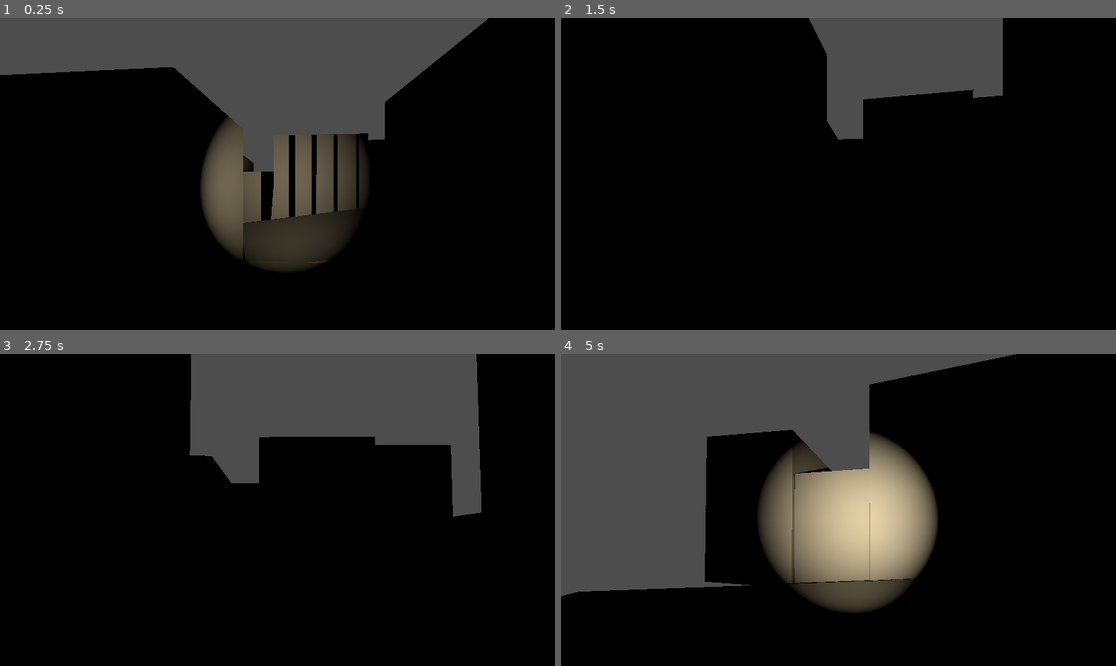
Above: before the commit, frames 1-4 (two rows, left to right).
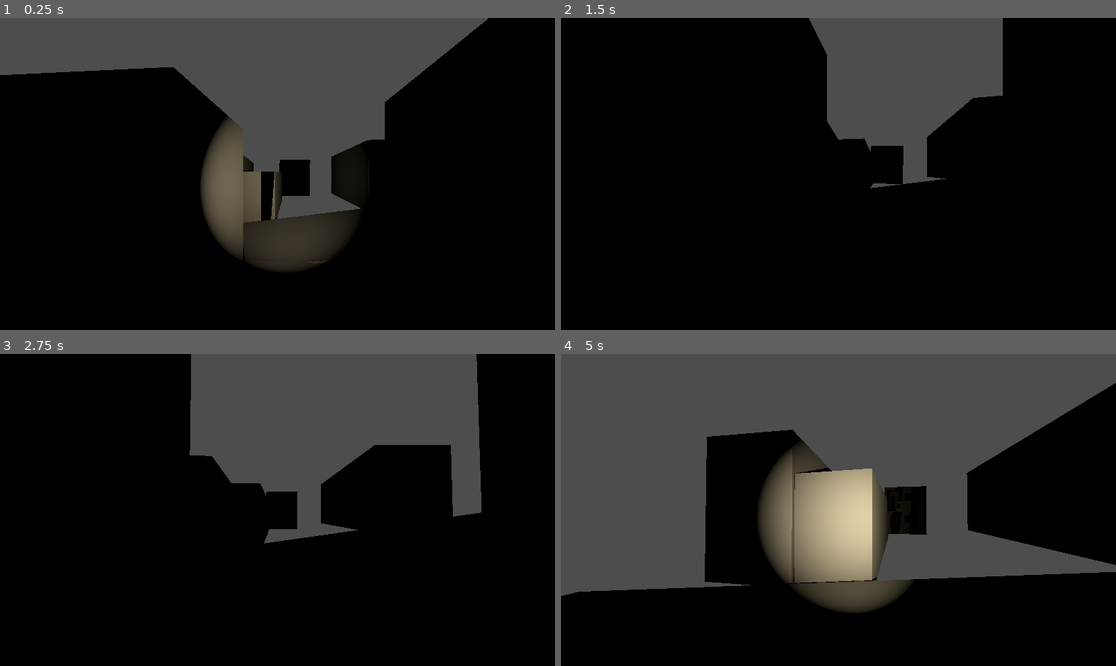
Above: after the commit, the same moments.

Repository: AlexYud/descarrilado
Game: Godot game, scene res://scenes/Main.tscn
Two runs of this game, one before a commit and one after it. Both use one fixed random seed, a clock stepped at 60 frames per second and the inputs below. Sound files missing from this copy of the repository are replaced by a short silence.
Inputs (mouse positions are in pixels of both pictures, inside the frame that each line leads up to):
- Up to frame 1 (0.25 s): no input
- Up to frame 2 (1.5 s): move the mouse to (866, 174) at 0.52 s; hold Ctrl (crouch) 0.53-1.28 s; hold W (up) from 0.53 s (still down); tap Space (jump) at 0.77 s; move the mouse to (810, 174) at 1.27 s; click (810, 174) at 1.35 s
- Up to frame 3 (2.75 s): keep holding W (up); tap Space (jump) at 1.52 s; move the mouse to (288, 503) at 2.02 s; hold Shift (sprint) from 2.03 s (still down)
- Up to frame 4 (5 s): keep holding W (up); move the mouse to (832, 516) at 2.77 s; release Shift (sprint) at 2.78 s; tap Ctrl (crouch) at 2.85 s; tap Space (jump) at 3.02, 3.77, 4.52 s; move the mouse to (877, 513) at 3.52 s; click (877, 513) at 3.6 s; move the mouse to (794, 506) at 4.27 s; tap Shift (sprint) at 4.35 s

The runs differ from the first frame. In frame 1, 2.4% of the frame differs, in the area x 49-67%, y 36-65%; in frame 2, 3.1%; in frame 3, 3.8%; in frame 4, 19%, in the area x 55-100%, y 0-73%.

Commit message:
add blueprint structure

Diff:
--- a/scenes/Main.tscn
+++ b/scenes/Main.tscn
@@ -38,7 +38,7 @@
 size = Vector3(5.1450586, 3.2067413, 0.25)
 
 [node name="Door" type="CSGBox3D" parent="SceneStructure/JulianasHouse" unique_id=2097611044]
-transform = Transform3D(1, 0, 0, 0, 1, 0, 0, 0, 1, -2.478716, 1.3483346, 3.1224306)
+transform = Transform3D(1, 0, 0, 0, 1, 0, 0, 0, 1, -2.478716, 1.3510399, 3.1224306)
 operation = 2
 size = Vector3(0.9, 2.1, 0.9)
 
@@ -61,8 +61,8 @@
 size = Vector3(0.9, 2.1, 0.9)
 
 [node name="Wall7" type="CSGBox3D" parent="SceneStructure/JulianasHouse" unique_id=720428637]
-transform = Transform3D(-4.371139e-08, 0, -1, 0, 1, 0, 1, 0, -4.371139e-08, -15.665908, 2.4375663, 3.0612354)
-size = Vector3(3.4122756, 4.2467804, 0.25)
+transform = Transform3D(-4.371139e-08, 0, -1, 0, 1, 0, 1, 0, -4.371139e-08, -15.665908, 3.2979531, 3.0612354)
+size = Vector3(3.4122756, 5.967554, 0.25)
 
 [node name="Door5" type="CSGBox3D" parent="SceneStructure/JulianasHouse" unique_id=310290868]
 transform = Transform3D(-4.371139e-08, -1, 0, 1, -4.371139e-08, 0, 0, 0, 1, -8.245175, 3.2772894, 1.8662555)
@@ -74,11 +74,11 @@
 size = Vector3(3.4122756, 2.8509464, 0.25)
 
 [node name="Door6" type="CSGBox3D" parent="SceneStructure/JulianasHouse" unique_id=1819504634]
-transform = Transform3D(1, 0, 0, 0, 1, 0, 0, 0, 1, -6.557851, 4.5706015, 3.6963222)
-operation = 2
-size = Vector3(0.9, 2.1, 0.9)
-
-[node name="Door7" type="CSGBox3D" parent="SceneStructure/JulianasHouse" unique_id=173379108]
+transform = Transform3D(1, 0, 0, 0, 1, 0, 0, 0, 1, -6.558, 4.574, 3.696)
+operation = 2
+size = Vector3(0.9, 2.1, 0.9)
+
+[node name="Window" type="CSGBox3D" parent="SceneStructure/JulianasHouse" unique_id=173379108]
 transform = Transform3D(1, 0, 0, 0, 1, 0, 0, 0, 1, -2.562354, 5.1407027, 3.1209009)
 operation = 2
 size = Vector3(0.9, 1.2, 1.5)
@@ -96,6 +96,11 @@
 transform = Transform3D(1, 0, 0, 0, 1, 0, 0, 0, 1, -8.144939, 2.4868112, 2.4981997)
 size = Vector3(3.713887, 4.34527, 0.25)
 
+[node name="Door7" type="CSGBox3D" parent="SceneStructure/JulianasHouse" unique_id=93709168]
+transform = Transform3D(1, 0, 0, 0, 1, 0, 0, 0, 1, -11.280376, 4.574, 3.696)
+operation = 2
+size = Vector3(0.9, 2.1, 0.9)
+
 [node name="Streets" type="Node3D" parent="SceneStructure" unique_id=1041921014]
 
 [node name="Ground1" type="CSGBox3D" parent="SceneStructure/Streets" unique_id=1495871503]
@@ -150,11 +155,6 @@
 use_collision = true
 size = Vector3(4.9639893, 5.7304688, 15.192413)
 
-[node name="House10" type="CSGBox3D" parent="SceneStructure/ExtraHouse" unique_id=441653629]
-transform = Transform3D(0.99647236, 0, -0.083921336, 0, 1, 0, 0.083921336, 0, 0.99647236, 4.0692863, 3.7611077, -30.730986)
-use_collision = true
-size = Vector3(7.401062, 7.250389, 15.892708)
-
 [node name="House11" type="CSGBox3D" parent="SceneStructure/ExtraHouse" unique_id=617356783]
 transform = Transform3D(1, 0, 0, 0, 1, 0, 0, 0, 1, 9.733485, 3.3992898, 3.531479)
 use_collision = true
@@ -179,3 +179,146 @@
 transform = Transform3D(0.995453, 0, -0.09525506, 0, 1, 0, 0.09525506, 0, 0.995453, 10.4976015, 3.429609, -11.476193)
 use_collision = true
 size = Vector3(13.437012, 6.964081, 4.8323402)
+
+[node name="SophiasHouse" type="CSGCombiner3D" parent="SceneStructure" unique_id=1564779718]
+transform = Transform3D(1, 0, 0, 0, 1, 0, 0, 0, 1, 3.2763433, 0, -29.398632)
+
+[node name="Floor" type="CSGBox3D" parent="SceneStructure/SophiasHouse" unique_id=1840415895]
+transform = Transform3D(1, 0, 0, 0, 1, 0, 0, 0, 1, 0.55124664, 0, -29.033215)
+size = Vector3(6.438904, 1, 18.250244)
+
+[node name="Wall" type="CSGBox3D" parent="SceneStructure/SophiasHouse" unique_id=687763391]
+transform = Transform3D(1, 0, 0, 0, 1, 0, 0, 0, 1, -2.5368161, 3.6274936, -29.035023)
+size = Vector3(0.25, 6.2633057, 18.242697)
+
+[node name="Wall2" type="CSGBox3D" parent="SceneStructure/SophiasHouse" unique_id=468902183]
+transform = Transform3D(1, 0, 0, 0, 1, 0, 0, 0, 1, 3.6509743, 3.622306, -29.035023)
+size = Vector3(0.25, 6.2633057, 18.242697)
+
+[node name="Wall3" type="CSGBox3D" parent="SceneStructure/SophiasHouse" unique_id=1841407136]
+transform = Transform3D(-4.371139e-08, 0, -1, 0, 1, 0, 1, 0, -4.371139e-08, 0.5521474, 2.0138156, -20.037724)
+size = Vector3(0.25, 3.0359497, 6.4183693)
+
+[node name="Door" type="CSGBox3D" parent="SceneStructure/SophiasHouse" unique_id=466217766]
+transform = Transform3D(1, 0, 0, 0, 1, 0, 0, 0, 1, -1.3765774, 1.5522051, -20.102802)
+operation = 2
+size = Vector3(0.9, 2.1, 0.9)
+
+[node name="Window" type="CSGBox3D" parent="SceneStructure/SophiasHouse" unique_id=34398831]
+transform = Transform3D(-4.371139e-08, 1, 4.371139e-08, 0, -4.371139e-08, 1, 1, 4.371139e-08, 1.9106855e-15, 1.5, 1.9654883, -19.897)
+operation = 2
+size = Vector3(1.2, 2, 1.2490234)
+
+[node name="Floor2" type="CSGBox3D" parent="SceneStructure/SophiasHouse" unique_id=593384768]
+transform = Transform3D(1, 0, 0, 0, 1, 0, 0, 0, 1, 0.55158234, 3.4682765, -29.033215)
+size = Vector3(6.439575, 0.5, 18.25)
+
+[node name="Wall4" type="CSGBox3D" parent="SceneStructure/SophiasHouse" unique_id=1918270234]
+transform = Transform3D(-4.371139e-08, 0, -1, 0, 1, 0, 1, 0, -4.371139e-08, 1.7310519, 5.24225, -20.037724)
+size = Vector3(0.25, 3.0359497, 4.0685205)
+
+[node name="Wall5" type="CSGBox3D" parent="SceneStructure/SophiasHouse" unique_id=435754805]
+transform = Transform3D(1, 0, 0, 0, 1, 0, 0, 0, 1, -0.17699242, 5.24225, -20.672588)
+size = Vector3(0.25, 3.036, 1.5)
+
+[node name="Wall6" type="CSGBox3D" parent="SceneStructure/SophiasHouse" unique_id=2120305365]
+transform = Transform3D(-4.371139e-08, 0, -1, 0, 1, 0, 1, 0, -4.371139e-08, -1.3496339, 5.24225, -21.537495)
+size = Vector3(0.25, 3.036, 2.5975342)
+
+[node name="Door2" type="CSGBox3D" parent="SceneStructure/SophiasHouse" unique_id=1989951330]
+transform = Transform3D(1, 0, 0, 0, 1, 0, 0, 0, 1, -1.37, 4.769, -21.62746)
+operation = 2
+size = Vector3(0.9, 2.1, 0.9)
+
+[node name="Floor3" type="CSGBox3D" parent="SceneStructure/SophiasHouse" unique_id=434949549]
+transform = Transform3D(1, 0, 0, 0, 1, 0, 0, 0, 1, -1.3610458, 3.4682765, -19.506374)
+size = Vector3(2.6143188, 0.5, 0.85253906)
+
+[node name="Miniwall" type="CSGBox3D" parent="SceneStructure/SophiasHouse" unique_id=50250426]
+transform = Transform3D(1, 0, 0, 0, 1, 0, 0, 0, 1, -2.5381386, 4.2570724, -19.207455)
+size = Vector3(0.25, 1.081754, 0.25)
+
+[node name="Miniwall2" type="CSGBox3D" parent="SceneStructure/SophiasHouse" unique_id=973620880]
+transform = Transform3D(1, 0, 0, 0, 1, 0, 0, 0, 1, -0.1754539, 4.2570724, -19.207455)
+size = Vector3(0.25, 1.081754, 0.25)
+
+[node name="Miniwall3" type="CSGBox3D" parent="SceneStructure/SophiasHouse" unique_id=1584253061]
+transform = Transform3D(1, 0, 0, 0, -4.371139e-08, 1, 0, -1, -4.371139e-08, -2.5381386, 4.673472, -19.505291)
+size = Vector3(0.25, 0.8426167, 0.25)
+
+[node name="Miniwall4" type="CSGBox3D" parent="SceneStructure/SophiasHouse" unique_id=1434615976]
+transform = Transform3D(1, 0, 0, 0, -4.371139e-08, 1, 0, -1, -4.371139e-08, -0.17405987, 4.673472, -19.505291)
+size = Vector3(0.25, 0.8426167, 0.25)
+
+[node name="Miniwall5" type="CSGBox3D" parent="SceneStructure/SophiasHouse" unique_id=1344809428]
+transform = Transform3D(-4.371139e-08, 1, 0, 4.371139e-08, 1.9106855e-15, 1, 1, 4.371139e-08, -4.371139e-08, -1.3514163, 4.673472, -19.205074)
+size = Vector3(0.25, 2.6049414, 0.25)
+
+[node name="Floor4" type="CSGBox3D" parent="SceneStructure/SophiasHouse" unique_id=697183843]
+transform = Transform3D(1, 0, 0, 0, 1, 0, 0, 0, 1, 0.55683136, 7.011559, -29.033215)
+size = Vector3(6.4500732, 0.5, 18.25)
+
+[node name="Window2" type="CSGBox3D" parent="SceneStructure/SophiasHouse" unique_id=508815665]
+transform = Transform3D(-4.371139e-08, 1, 4.371139e-08, 0, -4.371139e-08, 1, 1, 4.371139e-08, 1.9106855e-15, 1.5, 5.5863147, -19.897)
+operation = 2
+size = Vector3(1.2, 2, 1.2553711)
+
+[node name="Wall7" type="CSGBox3D" parent="SceneStructure/SophiasHouse" unique_id=981753699]
+transform = Transform3D(-4.371139e-08, 0, 1, 0, 1, 0, -1, 0, -4.371139e-08, -0.41058683, 2.0612555, -23.658897)
+size = Vector3(0.25, 3.1305234, 4.498535)
+
+[node name="Wall8" type="CSGBox3D" parent="SceneStructure/SophiasHouse" unique_id=1970187757]
+transform = Transform3D(-4.371139e-08, 0, 1, 0, 1, 0, -1, 0, -4.371139e-08, -0.41202116, 2.0461187, -27.830704)
+size = Vector3(0.25, 3.10025, 4.4956665)
+
+[node name="Wall9" type="CSGBox3D" parent="SceneStructure/SophiasHouse" unique_id=1276021542]
+transform = Transform3D(-4.371139e-08, 0, 1, 0, 1, 0, -1, 0, -4.371139e-08, -0.11939573, 2.0305471, -30.20163)
+size = Vector3(0.25, 3.069107, 5.0809174)
+
+[node name="Door3" type="CSGBox3D" parent="SceneStructure/SophiasHouse" unique_id=2132431547]
+transform = Transform3D(1, 0, 0, 0, -4.371139e-08, -1, 0, 1, -4.371139e-08, 3.0072541, 3.5033395, -30.970207)
+operation = 2
+size = Vector3(1.0404297, 3.682103, 0.9)
+
+[node name="CSGStairMaker3D" parent="SceneStructure/SophiasHouse" unique_id=1701597092 instance=ExtResource("1_elqb8")]
+transform = Transform3D(-4.371139e-08, 0, 1, 0, 1, 0, -1, 0, -4.371139e-08, 2.9794683, 1.9584382, -30.948597)
+size = Vector3(3.725891, 2.919983, 1.0722656)
+num_stairs = 10
+
+[node name="Wall10" type="CSGBox3D" parent="SceneStructure/SophiasHouse" unique_id=1821204400]
+transform = Transform3D(1, 0, 0, 0, 1, 0, 0, 0, 1, 2.3150043, 2.0305471, -31.445122)
+size = Vector3(0.25, 3.069107, 2.7377243)
+
+[node name="Wall11" type="CSGBox3D" parent="SceneStructure/SophiasHouse" unique_id=1153436813]
+transform = Transform3D(-4.371139e-08, 0, 1, 0, 1, 0, -1, 0, -4.371139e-08, 0.43972063, 5.269887, -34.617657)
+size = Vector3(0.25, 3.069107, 6.19915)
+
+[node name="Wall12" type="CSGBox3D" parent="SceneStructure/SophiasHouse" unique_id=912710402]
+transform = Transform3D(-4.371139e-08, 0, 1, 0, 1, 0, -1, 0, -4.371139e-08, 2.9084768, 5.2573786, -29.075722)
+size = Vector3(0.25, 3.0941238, 1.3427272)
+
+[node name="Wall13" type="CSGBox3D" parent="SceneStructure/SophiasHouse" unique_id=29013023]
+transform = Transform3D(1, 0, 0, 0, 1, 0, 0, 0, 1, 2.3622785, 5.2471247, -30.894672)
+size = Vector3(0.25, 3.1146317, 3.868606)
+
+[node name="Wall14" type="CSGBox3D" parent="SceneStructure/SophiasHouse" unique_id=1522196318]
+transform = Transform3D(-4.371139e-08, 0, 1, 0, 1, 0, -1, 0, -4.371139e-08, 1.0845399, 5.245904, -32.708195)
+size = Vector3(0.25, 3.117073, 2.787839)
+
+[node name="Wall15" type="CSGBox3D" parent="SceneStructure/SophiasHouse" unique_id=150949323]
+transform = Transform3D(1, 0, 0, 0, 1, 0, 0, 0, 1, -0.18846798, 5.244439, -27.187164)
+size = Vector3(0.25, 3.1200027, 11.283625)
+
+[node name="Door4" type="CSGBox3D" parent="SceneStructure/SophiasHouse" unique_id=1658214652]
+transform = Transform3D(-4.371139e-08, 0, 1, 0, 1, 0, -1, 0, -4.371139e-08, -0.13491774, 4.769, -25.428383)
+operation = 2
+size = Vector3(0.9, 2.1, 0.9)
+
+[node name="Wall16" type="CSGBox3D" parent="SceneStructure/SophiasHouse" unique_id=683980942]
+transform = Transform3D(-4.371139e-08, 0, 1, 0, 1, 0, -1, 0, -4.371139e-08, 1.6822577, 5.245904, -27.314548)
+size = Vector3(0.25, 3.117073, 3.983275)
+
+[node name="Door5" type="CSGBox3D" parent="SceneStructure/SophiasHouse" unique_id=1760679327]
+transform = Transform3D(1, 0, 0, 0, 1, 0, 0, 0, 1, 1.7027378, 4.769, -27.377197)
+operation = 2
+size = Vector3(0.9, 2.1, 0.9)
Not shown: 1 places in scenes/Main.tscn that only renumber resources
